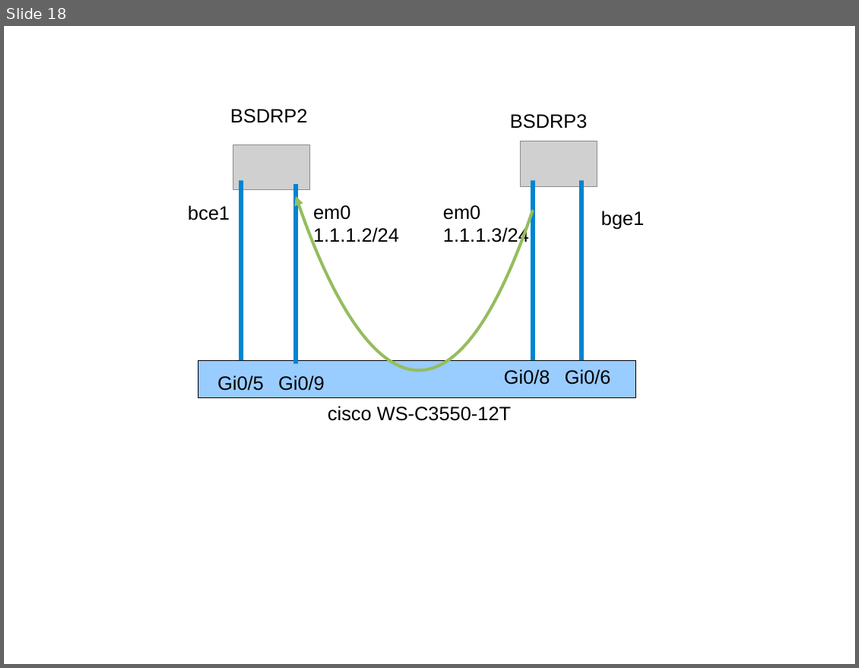
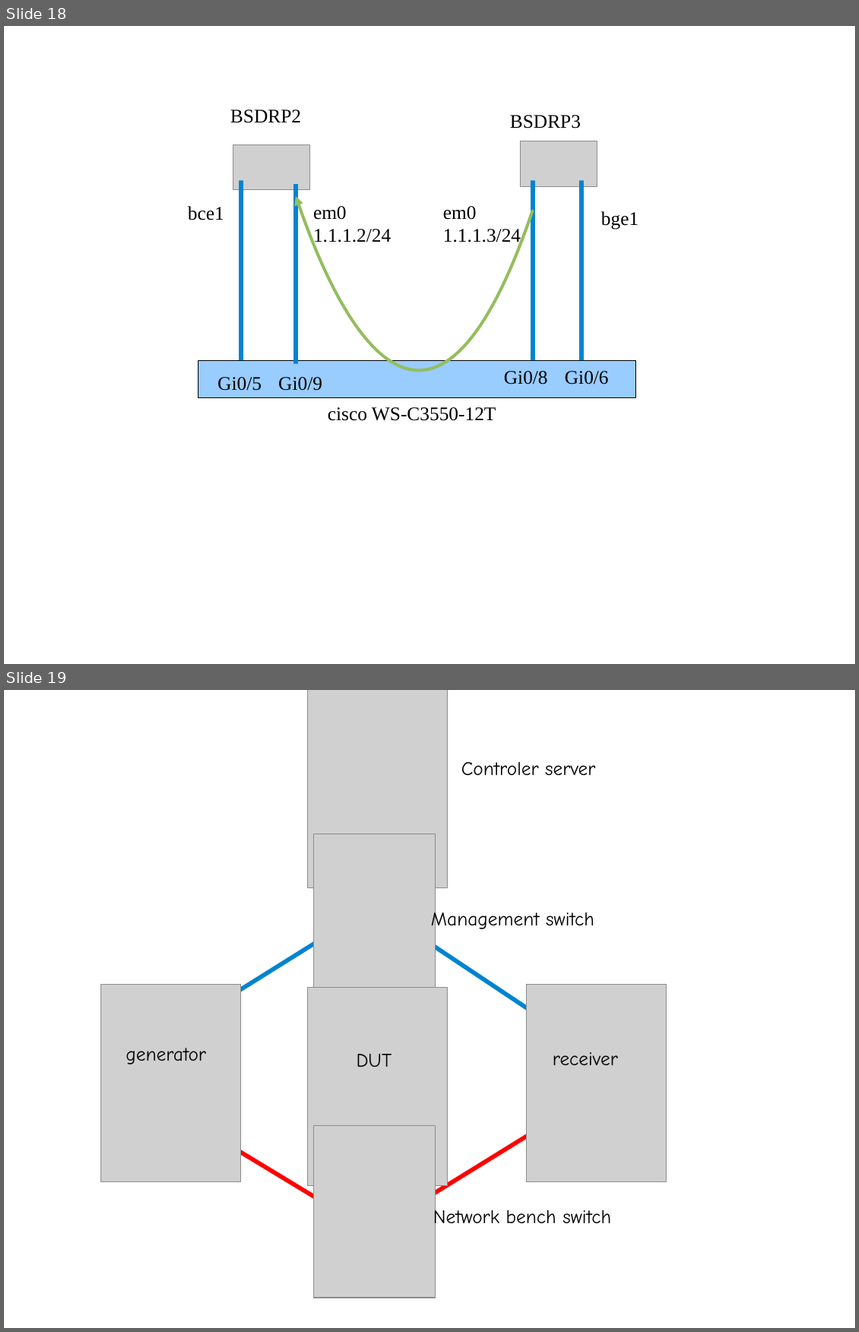
Before and after one commit to ocochard/BSDRP, a slide deck: trunk/docs/labs.examples.odp. Shown one above the other, each under a label of ours: slide 18 before the commit, slides 18 and 19 after it. The pictures are 859x668 and 859x1332 pixels, drawn with LibreOffice and Linux fonts; fonts in the diff are those of the drawing; grey boxes stand for pictures. Boxes give left, top, right and bottom in pixels: in the first picture for what was removed or moved away, otherwise in the second. Text is boxed around its words. In the diff, an @@ line names an element or a change of style, - is before the commit and + after.

```diff
--- a/trunk/docs/labs.examples.odp
+++ b/trunk/docs/labs.examples.odp
@@ slide 19 added at (4, 690, 855, 1328), background #FFFFFF @@
@@ picture added at (308, 690, 448, 888) @@
@@ text added at (462, 762, 595, 775), 18 pt, text #000000 @@
+Controler server
@@ line added from (375, 793) to (375, 1055), #0084D1 4 pt @@
@@ picture added at (315, 834, 436, 1007) @@
@@ text added at (431, 909, 595, 932), 18 pt, text #000000 @@
+Management switch
@@ line added from (351, 921) to (156, 1043), #0084D1 4 pt @@
@@ line added from (405, 927) to (588, 1049), #0084D1 4 pt @@
@@ picture added at (101, 985, 241, 1182) @@
@@ picture added at (527, 985, 667, 1182) @@
@@ picture added at (308, 988, 448, 1186) @@
@@ text added at (126, 1048, 206, 1065), 18 pt, text #000000 @@
+generator
@@ text added at (357, 1054, 392, 1067), 18 pt, text #000000 @@
+DUT
@@ text added at (553, 1053, 618, 1065), 18 pt, text #000000 @@
+receiver
@@ line added from (150, 1098) to (351, 1219), #FF0000 4 pt @@
@@ line added from (351, 1079) to (351, 1207), #FF0000 4 pt @@
@@ line added from (393, 1079) to (393, 1207), #FF0000 4 pt @@
@@ line added from (601, 1091) to (393, 1219), #FF0000 4 pt @@
@@ picture added at (315, 1126, 436, 1299) @@
@@ text added at (433, 1207, 611, 1230), 18 pt, text #000000 @@
+Network bench switch
@@ slide 18 changed as well @@
@@ font Arial to Times New Roman in 11 elements at (218, 377, 262, 391), (565, 371, 609, 385), (504, 371, 548, 385), (278, 377, 322, 391), (230, 110, 301, 123), (510, 115, 581, 129), (601, 211, 639, 230), (188, 206, 224, 221), (313, 206, 391, 246), (443, 206, 521, 246), (328, 408, 496, 421) @@
```
Also in this commit, not shown: 17 other slides changed.
